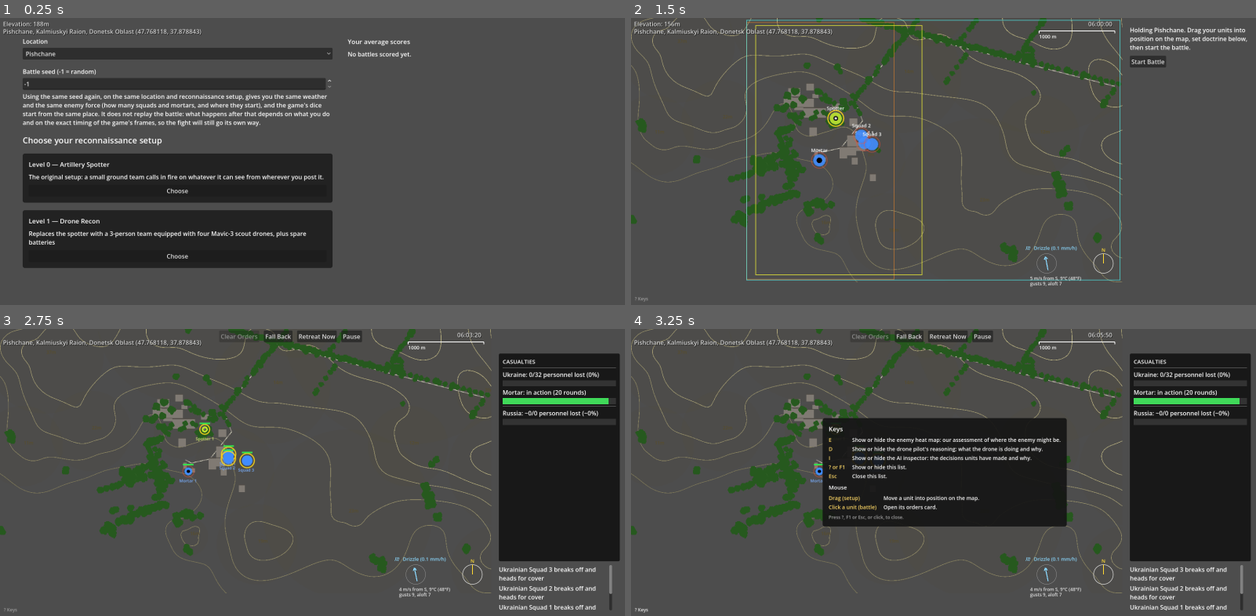
Above: before the commit, frames 1-4 (two rows, left to right).
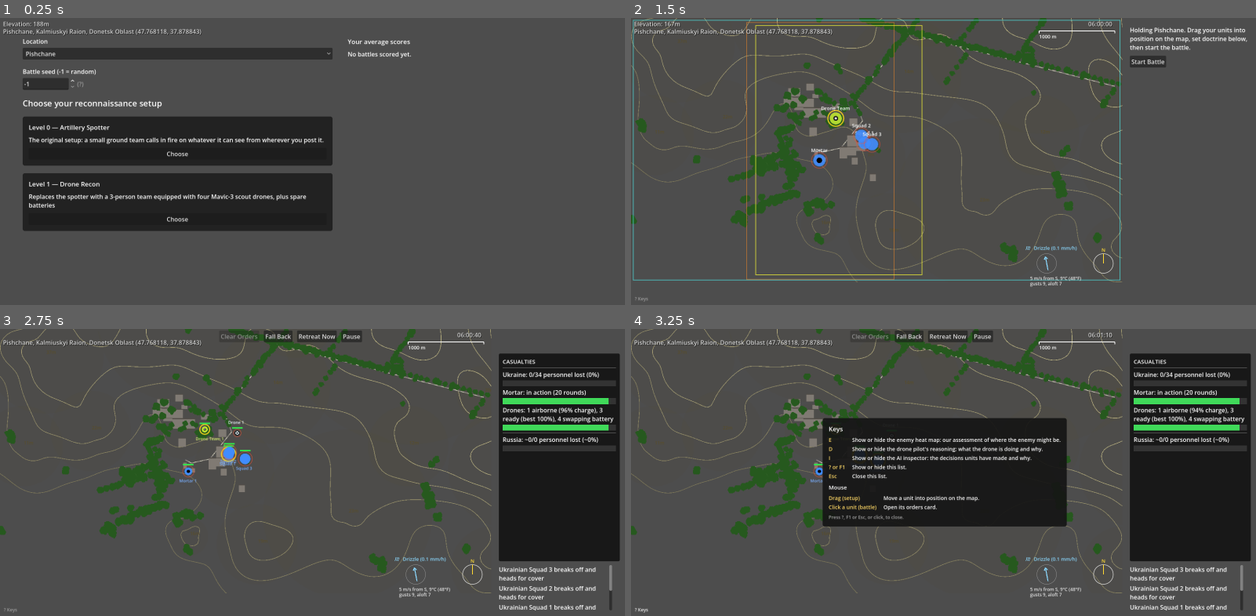
Above: after the commit, the same moments.

Repository: verybadcat/Drones
Game: Godot game, scene res://scenes/Main.tscn
Two runs of this game, one before a commit and one after it. Both use one fixed random seed, a clock stepped at 60 frames per second and the inputs below. Sound files missing from this copy of the repository are replaced by a short silence.
Inputs:
- Up to frame 1 (0.25 s): no input
- Up to frame 2 (1.5 s): click "Pishchane" at 0.5 s; click "Choose" at 1.25 s
- Up to frame 3 (2.75 s): click "Start Battle" at 2 s
- Up to frame 4 (3.25 s): click "? Keys" at 2.75 s

The runs differ from the first frame. In frame 1, 19% of the frame differs, in the area x 3-54%, y 21-88%; in frame 2, 0.6%; in frame 3, 2.1%; in frame 4, 1.7%.

Commit message:
Move the setup screen's seed explanation into a hover tooltip; drop the stepper arrows
The always-visible, 780px-wide seed explanation paragraph is now a
small "(?)" note carrying the same text as a native hover tooltip --
"I want the text below to be available, but not immediately
displayed. Perhaps hidden behind a mouseover of a help icon or a
question mark?" The battle report's own Seed tab still shows the full
text unchanged, for a player who deliberately navigates there.

Also dropped the seed box's up/down stepper arrows ("we don't need up
and down arrows for the seed" -- it's typed or pasted, never nudged)
via SpinBox's buttons_width theme constant, and narrowed the box now
that the arrow column is gone, with the "(?)" to its right on the same
row.

Co-Authored-By: Claude Sonnet 5 <noreply@anthropic.com>

Diff:
--- a/scripts/level_select_screen.gd
+++ b/scripts/level_select_screen.gd
@@ -291,20 +291,40 @@
 ## afterwards so it can be copied and used again. See main.gd, which draws it for the battle.
 var seed_box: SpinBox
 
+## Direct user request: the seed's explanatory paragraph (SEED_NOTE) used to sit here always visible, a
+## full wrapped paragraph under the spin box. "I want the text below to be available, but not immediately
+## displayed. Perhaps hidden behind a mouseover of a help icon or a question mark?" Replaced with a small,
+## quiet "(?)" note to the right of the input row — same flat/dim/hover-brightens treatment KeysHelp's own
+## "? Keys" hint uses — carrying the full text as a native tooltip (Control.tooltip_text already shows on
+## hover with no extra wiring needed). The Seed tab on the battle report (BattleReport.seed_tab_text) still
+## shows SEED_NOTE in full, unchanged — that is a place the player deliberately navigated to for exactly
+## this information, not a screen it should sit on by default.
+##
+## Also per direct user request: no up/down stepper — a seed is typed or pasted, never nudged by one, and
+## the arrows just ate width for nothing (`buttons_width` is the theme constant that reserves their column;
+## 0 collapses it entirely, arrows and all — confirmed directly by listing SpinBox's own theme_override_
+## constants, there's no separate "hide the arrows" flag). Narrower now that the reserved arrow column is
+## gone.
 func _build_seed_box() -> Control:
 	var box := VBoxContainer.new()
 	box.add_theme_constant_override("separation", 6)
 	box.add_child(GameConfig.make_selectable_label("Battle seed (-1 = random)"))
+	var input_row := HBoxContainer.new()
+	input_row.add_theme_constant_override("separation", 4)
 	seed_box = SpinBox.new()
 	seed_box.min_value = -1
 	seed_box.max_value = MAX_SEED
 	seed_box.value = -1
-	seed_box.custom_minimum_size = Vector2(200, 0)
-	box.add_child(seed_box)
-	var note := GameConfig.make_selectable_label(SEED_NOTE)
-	note.autowrap_mode = TextServer.AUTOWRAP_WORD_SMART
-	note.custom_minimum_size = Vector2(780, 0)
-	box.add_child(note)
+	seed_box.custom_minimum_size = Vector2(140, 0)
+	seed_box.add_theme_constant_override("buttons_width", 0)
+	input_row.add_child(seed_box)
+	var help := Label.new()
+	help.text = "(?)"
+	help.mouse_filter = Control.MOUSE_FILTER_STOP # a Label ignores the mouse by default; needed for the tooltip to trigger at all
+	help.add_theme_color_override("font_color", Color(1, 1, 1, 0.45))
+	help.tooltip_text = SEED_NOTE
+	input_row.add_child(help)
+	box.add_child(input_row)
 	return box
 
 
--- a/scripts/tests/test_battle_seed.gd
+++ b/scripts/tests/test_battle_seed.gd
@@ -46,7 +46,20 @@
 	var text := ""
 	for n in first.find_children("*", "Label", true, false) + first.find_children("*", "RichTextLabel", true, false):
 		text += " " + n.text
-	check("Battle seed" in text and "same weather" in text and "does not replay the battle" in text, "The screen explains what a seed does and does not do")
+	check("Battle seed" in text, "The screen labels the seed box")
+	# Direct user request: the full explanation is no longer displayed directly — "I want the text below
+	# to be available, but not immediately displayed. Perhaps hidden behind a mouseover of a help icon or
+	# a question mark?" It is available as a hover tooltip instead, on a small "(?)" note beside the box.
+	check(not ("same weather" in text), "...but the full explanation is NOT shown directly any more")
+	var tooltip_text := ""
+	for n in first.find_children("*", "Control", true, false):
+		if not n.tooltip_text.is_empty():
+			tooltip_text += " " + n.tooltip_text
+	check("same weather" in tooltip_text and "does not replay the battle" in tooltip_text, "...it's available as a hover tooltip somewhere on the screen")
+	# Direct user request: "we don't need up and down arrows for the seed" — a seed is typed/pasted, never
+	# stepped. buttons_width=0 is the theme constant that collapses the whole up/down column, arrows
+	# included (confirmed directly: SpinBox has no separate "hide the arrows" flag).
+	check(first.seed_box.get_theme_constant("buttons_width") == 0, "The seed box has no up/down stepper arrows")
 	# Set via the LineEdit's own text, not seed_box.value directly — matching how a real user's typing or
 	# paste actually reaches the box (see chosen_seed's own doc comment: .value doesn't sync from a
 	# programmatic .value= write back to the LineEdit's displayed text either, so a direct .value assignment
Not shown, changed: docs/designs/tactical-commander-doctrine.md
